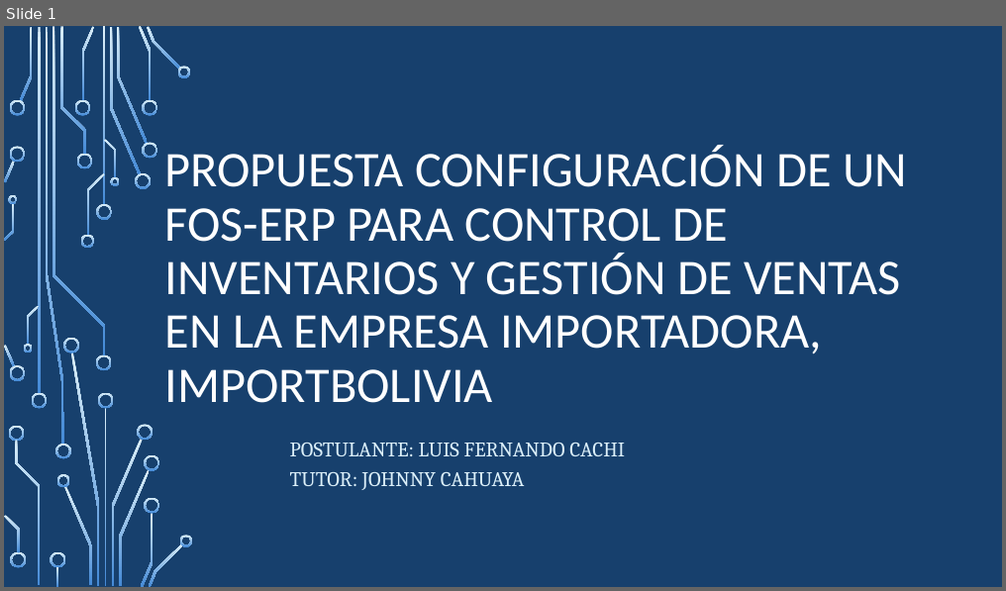
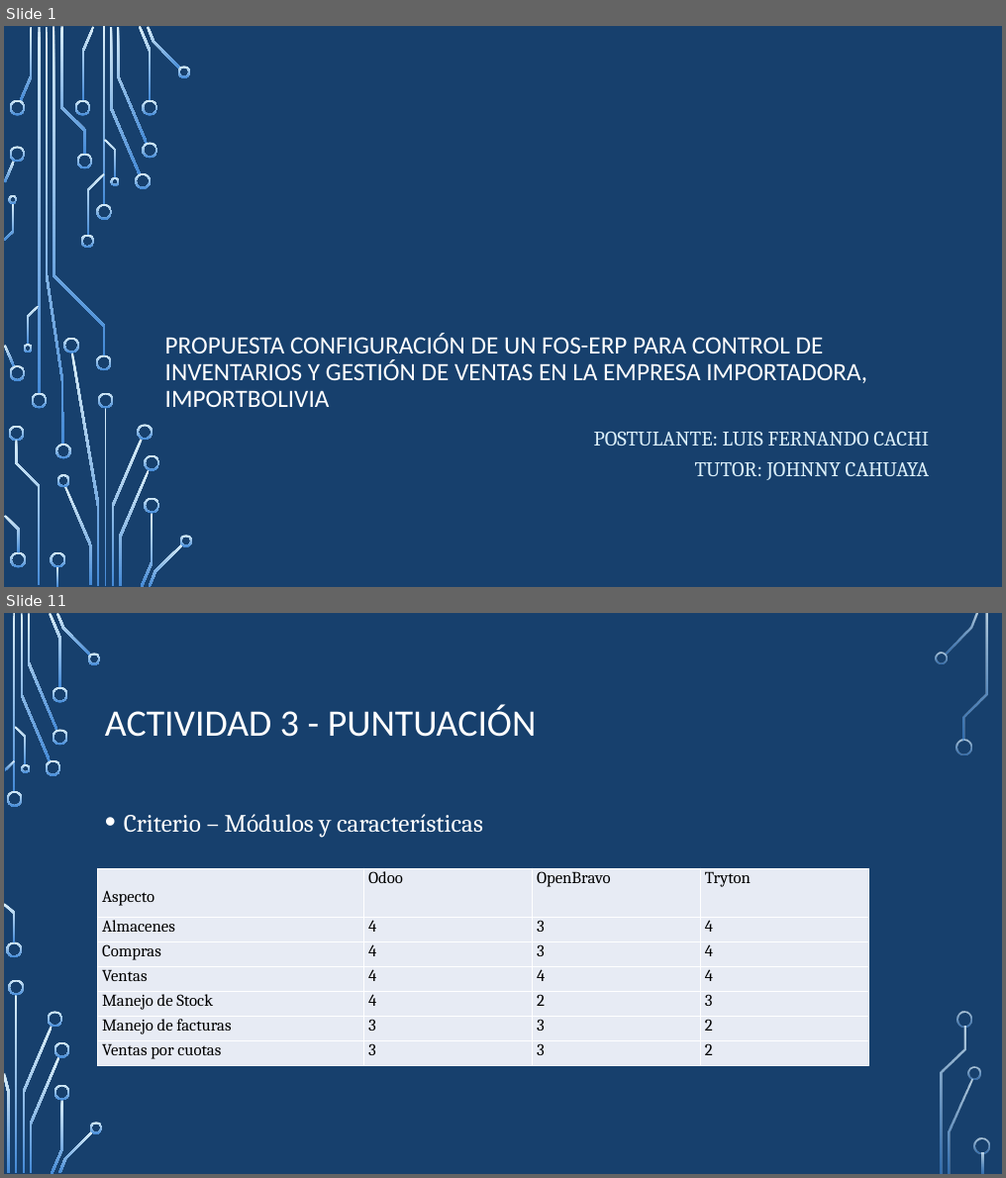
Before and after one commit to lufercc/ProyectoWord, a slide deck: monografia.pptx. Shown one above the other, each under a label of ours: slide 1 before the commit, slides 1 and 11 after it; the slides between them are not shown. The pictures are 1006x591 and 1006x1178 pixels, drawn with LibreOffice and Linux fonts; fonts in the diff are those of the drawing; background and template pictures are left out. Boxes give left, top, right and bottom in pixels: in the first picture for what was removed or moved away, otherwise in the second. Text is boxed around its words. In the diff, an @@ line names an element or a change of style, - is before the commit and + after.

```diff
--- a/monografia.pptx
+++ b/monografia.pptx
@@ slide 11 added at bbox=[4, 613, 1002, 1174], background picture (left out) @@
@@ title added at bbox=[105, 704, 537, 737], 36 pt, text #FFFFFF @@
+ACTIVIDAD 3 - PUNTUACIÓN
@@ text added at bbox=[124, 814, 483, 838], 24 pt, text #FFFFFF @@
+• Criterio – Módulos y características
@@ table added at bbox=[98, 868, 869, 1065], 7 rows, 4 columns @@
+Aspecto | Odoo | OpenBravo | Tryton
+Almacenes | 4 | 3 | 4
+Compras | 4 | 3 | 4
+Ventas | 4 | 4 | 4
+Manejo de Stock | 4 | 2 | 3
+Manejo de facturas | 3 | 3 | 2
+Ventas por cuotas | 3 | 3 | 2
@@ group added at bbox=[4, 613, 990, 1174]: 33 freeform shapes, 3 rectangles @@
@@ slide 1 changed as well @@
@@ title "PROPUESTA CONFIGURACIÓN DE UN FOS-ERP ...": place and size @@
-title "PROPUESTA CONFIGURACIÓN DE UN FOS-ERP ..." at bbox=[165, 146, 907, 403]
+title "PROPUESTA CONFIGURACIÓN DE UN FOS-ERP ..." at bbox=[165, 333, 867, 407]
@@ title "PROPUESTA CONFIGURACIÓN DE UN FOS-ERP ..." at bbox=[165, 333, 867, 407]: size 48 to 24 pt @@
@@ subtitle "POSTULANTE: LUIS FERNANDO CACHI TUTOR: ...": place and size @@
-subtitle "POSTULANTE: LUIS FERNANDO CACHI TUTOR: ..." at bbox=[290, 443, 625, 490]
+subtitle "POSTULANTE: LUIS FERNANDO CACHI TUTOR: ..." at bbox=[594, 432, 930, 480]
@@ subtitle "POSTULANTE: LUIS FERNANDO CACHI TUTOR: ..." at bbox=[594, 432, 930, 480]: alignment left to right @@
```
Also in this commit, not shown: 14 other slides added.
